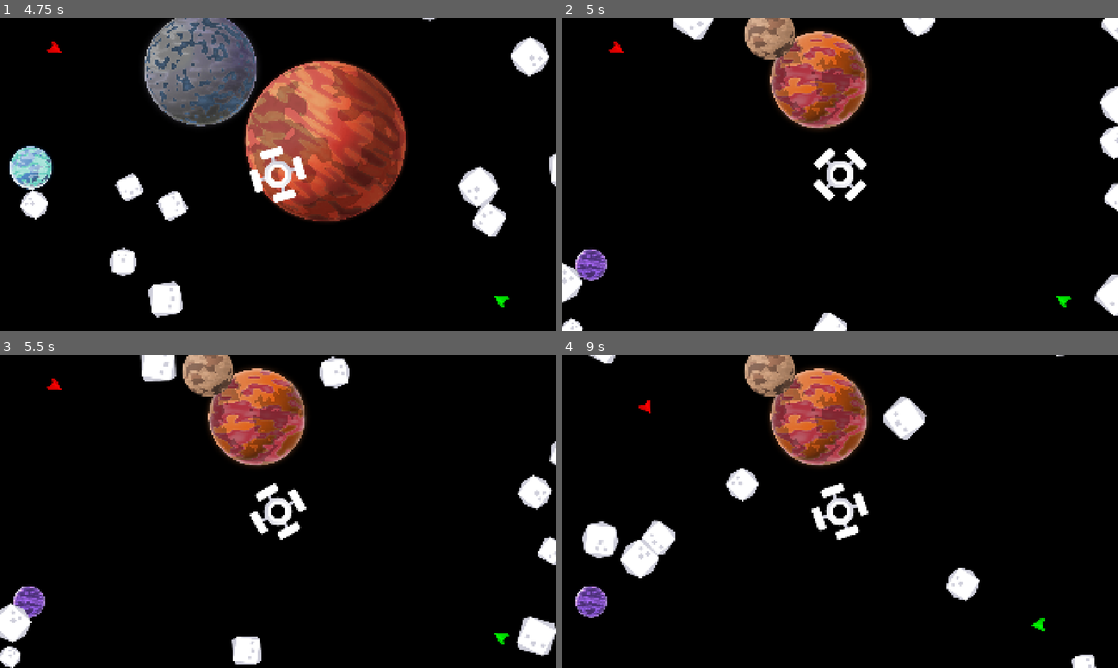
Above: before the commit, frames 1-4 (two rows, left to right).
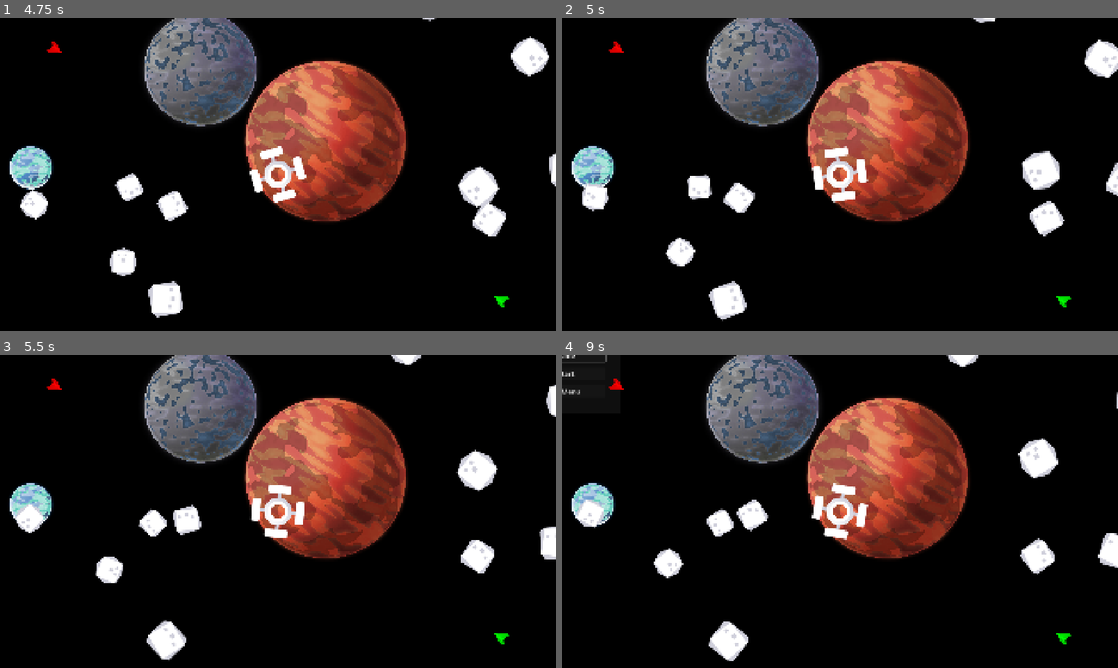
Above: after the commit, the same moments.

Repository: Teeohbee/CelestialMeadow
Game: Godot game, scene res://menu.tscn
Same seed, same stepped clock (60 frames per second), same inputs: the game is played once before the commit and once after it.
Inputs:
- Up to frame 1 (4.75 s): click "START GAME" at 0.5 s
- Up to frame 2 (5 s): tap R (reset) at 4.9 s
- Up to frame 3 (5.5 s): no input
- Up to frame 4 (9 s): tap Escape (pause, bound only after the commit) at 5.65 s

Frame 1 is identical in both runs. In frame 2, 26% of the frame differs, in the area x 0-100%, y 0-100%; in frame 3, 26%; in frame 4, 26%.

Commit message:
Add pause menu with resume, restart, and main menu options
- Add 'pause' input action (Escape/Start button)
- Create pause_menu.gd script handling pause state
- Create pause_menu.tscn UI with semi-transparent overlay
- Integrate pause menu into main scene
- Remove old reset keybind from player
- Pause menu uses PROCESS_MODE_ALWAYS to work while paused
- Focus management for controller/keyboard navigation

Diff:
--- a/main.tscn
+++ b/main.tscn
@@ -7,6 +7,7 @@
 [ext_resource type="AudioStream" uid="uid://brd507otbqj41" path="res://audio/voxel_revolution.ogg" id="5_t5cjv"]
 [ext_resource type="PackedScene" uid="uid://dw6t1mq7v7ltb" path="res://space_station.tscn" id="6_vfkaa"]
 [ext_resource type="Script" path="res://camera_shake.gd" id="7_shake"]
+[ext_resource type="PackedScene" uid="uid://c8m4vjx2qnxpb" path="res://pause_menu.tscn" id="8_pause"]
 
 [sub_resource type="Curve2D" id="Curve2D_1lhca"]
 _data = {
@@ -46,4 +47,6 @@
 wait_time = 5.0
 autostart = true
 
+[node name="PauseMenu" parent="." instance=ExtResource("8_pause")]
+
 [connection signal="timeout" from="AsteroidTimer" to="." method="_on_asteroid_timer_timeout"]
--- /dev/null
+++ b/pause_menu.gd
@@ -0,0 +1,26 @@
+extends Control
+
+func _ready():
+	hide()
+	process_mode = Node.PROCESS_MODE_ALWAYS
+
+func _input(event):
+	if event.is_action_pressed("pause"):
+		toggle_pause()
+
+func toggle_pause():
+	visible = !visible
+	get_tree().paused = visible
+	if visible:
+		$Panel/VBoxContainer/ResumeButton.grab_focus()
+
+func _on_resume_button_pressed():
+	toggle_pause()
+
+func _on_restart_button_pressed():
+	get_tree().paused = false
+	get_tree().reload_current_scene()
+
+func _on_main_menu_button_pressed():
+	get_tree().paused = false
+	get_tree().change_scene_to_file("res://menu.tscn")
--- /dev/null
+++ b/pause_menu.tscn
@@ -0,0 +1,80 @@
+[gd_scene load_steps=2 format=3 uid="uid://c8m4vjx2qnxpb"]
+
+[ext_resource type="Script" path="res://pause_menu.gd" id="1_pause"]
+
+[node name="PauseMenu" type="Control"]
+layout_mode = 3
+anchors_preset = 15
+anchor_right = 1.0
+anchor_bottom = 1.0
+grow_horizontal = 2
+grow_vertical = 2
+script = ExtResource("1_pause")
+
+[node name="ColorRect" type="ColorRect" parent="."]
+layout_mode = 1
+anchors_preset = 15
+anchor_right = 1.0
+anchor_bottom = 1.0
+grow_horizontal = 2
+grow_vertical = 2
+color = Color(0, 0, 0, 0.6)
+
+[node name="Panel" type="Panel" parent="."]
+layout_mode = 1
+anchors_preset = 8
+anchor_left = 0.5
+anchor_top = 0.5
+anchor_right = 0.5
+anchor_bottom = 0.5
+offset_left = -200.0
+offset_top = -200.0
+offset_right = 200.0
+offset_bottom = 200.0
+grow_horizontal = 2
+grow_vertical = 2
+
+[node name="VBoxContainer" type="VBoxContainer" parent="Panel"]
+layout_mode = 1
+anchors_preset = 8
+anchor_left = 0.5
+anchor_top = 0.5
+anchor_right = 0.5
+anchor_bottom = 0.5
+offset_left = -150.0
+offset_top = -120.0
+offset_right = 150.0
+offset_bottom = 120.0
+grow_horizontal = 2
+grow_vertical = 2
+theme_override_constants/separation = 20
+alignment = 1
+
+[node name="TitleLabel" type="Label" parent="Panel/VBoxContainer"]
+layout_mode = 2
+theme_override_font_sizes/font_size = 48
+text = "PAUSED"
+horizontal_alignment = 1
+
+[node name="SpacerTop" type="Control" parent="Panel/VBoxContainer"]
+custom_minimum_size = Vector2(0, 20)
+layout_mode = 2
+
+[node name="ResumeButton" type="Button" parent="Panel/VBoxContainer"]
+layout_mode = 2
+theme_override_font_sizes/font_size = 24
+text = "Resume"
+
+[node name="RestartButton" type="Button" parent="Panel/VBoxContainer"]
+layout_mode = 2
+theme_override_font_sizes/font_size = 24
+text = "Restart"
+
+[node name="MainMenuButton" type="Button" parent="Panel/VBoxContainer"]
+layout_mode = 2
+theme_override_font_sizes/font_size = 24
+text = "Main Menu"
+
+[connection signal="pressed" from="Panel/VBoxContainer/ResumeButton" to="." method="_on_resume_button_pressed"]
+[connection signal="pressed" from="Panel/VBoxContainer/RestartButton" to="." method="_on_restart_button_pressed"]
+[connection signal="pressed" from="Panel/VBoxContainer/MainMenuButton" to="." method="_on_main_menu_button_pressed"]
--- a/player.gd
+++ b/player.gd
@@ -31,8 +31,6 @@
 func get_input():
 	if dead == true:
 		return
-	if Input.is_action_just_pressed('reset'):
-		get_tree().reload_current_scene()
 	thrust = Vector2.ZERO
 	if Input.is_action_pressed(str("thrust", player_number)):
 		thrust = transform.x * engine_power
--- a/project.godot
+++ b/project.godot
@@ -28,6 +28,12 @@
 
 [input]
 
+pause={
+"deadzone": 0.5,
+"events": [Object(InputEventKey,"resource_local_to_scene":false,"resource_name":"","device":-1,"window_id":0,"alt_pressed":false,"shift_pressed":false,"ctrl_pressed":false,"meta_pressed":false,"pressed":false,"keycode":0,"physical_keycode":4194305,"key_label":0,"unicode":0,"location":0,"echo":false,"script":null)
+, Object(InputEventJoypadButton,"resource_local_to_scene":false,"resource_name":"","device":-1,"button_index":6,"pressure":0.0,"pressed":false,"script":null)
+]
+}
 reset={
 "deadzone": 0.5,
 "events": [Object(InputEventKey,"resource_local_to_scene":false,"resource_name":"","device":-1,"window_id":0,"alt_press …(192 unchanged characters)…
Not shown: 1 places in main.tscn that only renumber resources
